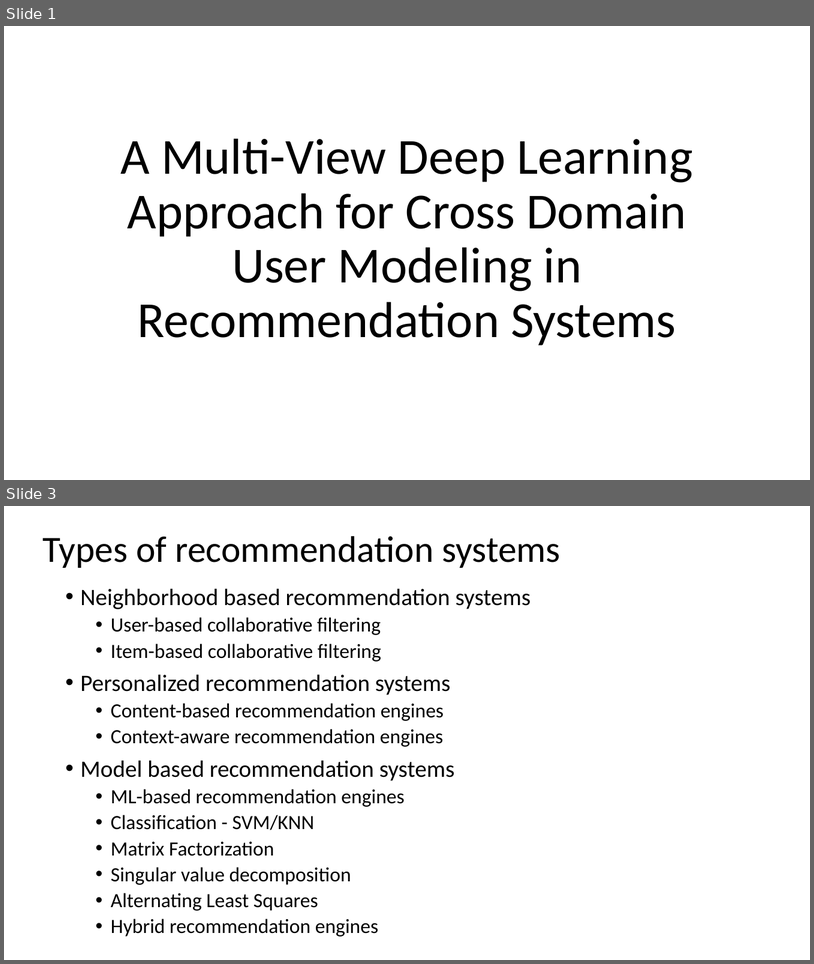
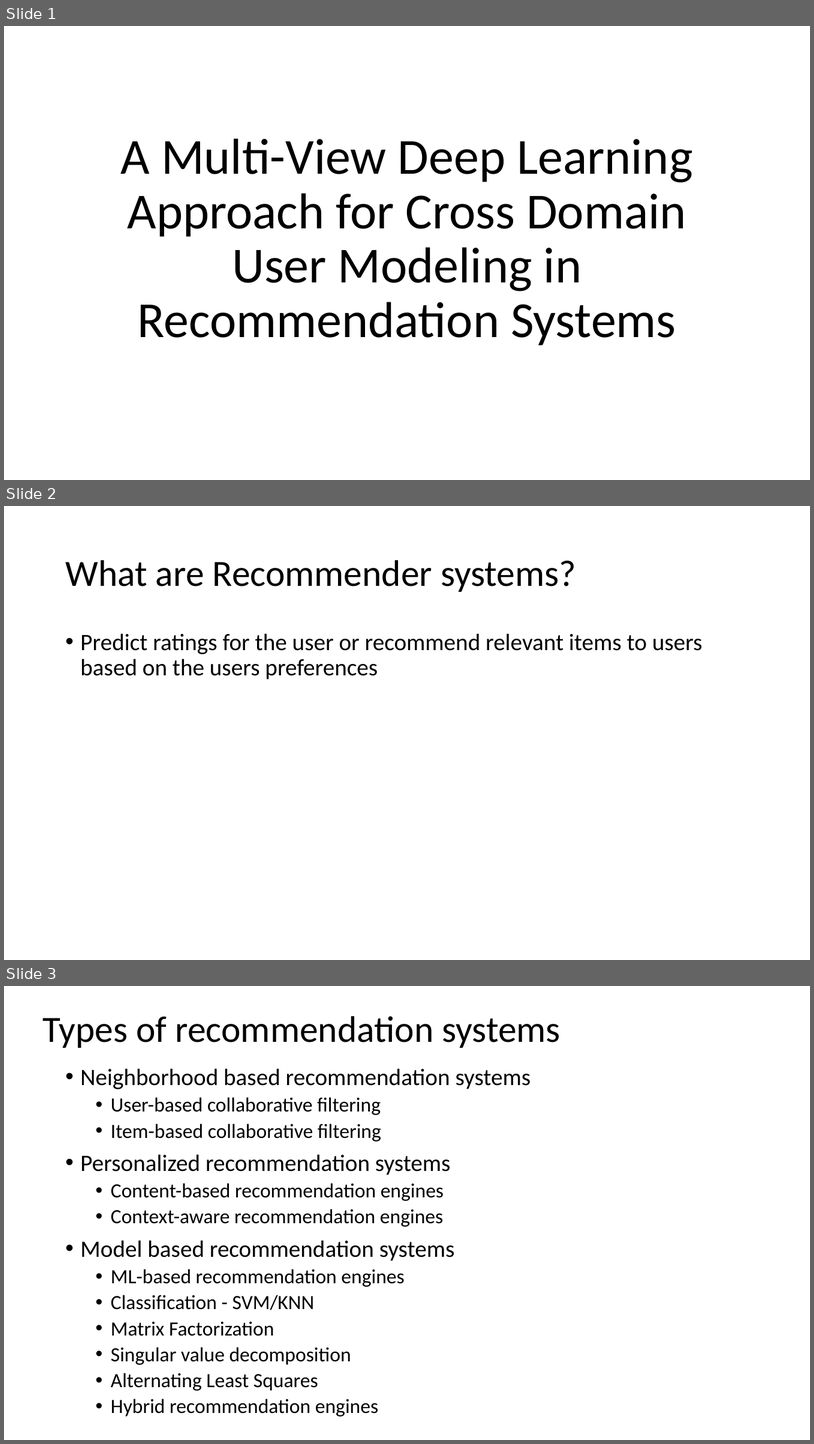
Before and after one commit to Jagadishbapa/Research, a slide deck: ppt ml 10-04-2018.ppt. Shown one above the other, each under a label of ours: slides 1 and 3 before the commit, slides 1, 2 and 3 after it; the slides between them are not shown. The pictures are 814x964 and 814x1444 pixels, drawn with LibreOffice and Linux fonts; fonts in the diff are those of the drawing. Boxes give left, top, right and bottom in pixels: in the first picture for what was removed or moved away, otherwise in the second. Text is boxed around its words. In the diff, an @@ line names an element or a change of style, - is before the commit and + after.

```diff
--- a/ppt ml 10-04-2018.ppt
+++ b/ppt ml 10-04-2018.ppt
@@ slide 2 added at bbox=[4, 506, 810, 960], background #FFFFFF @@
@@ title added at bbox=[65, 560, 576, 592], 44 pt, text #000000 @@
+What are Recommender systems?
@@ text added at bbox=[80, 633, 703, 679], 28 pt, text #000000 @@
+• Predict ratings for the user or recommend relevant items to users based on the users preferences
```
Also in this commit, not shown: 5 slides changed, 10 other slides added, 2 slides removed, 1 other file.
